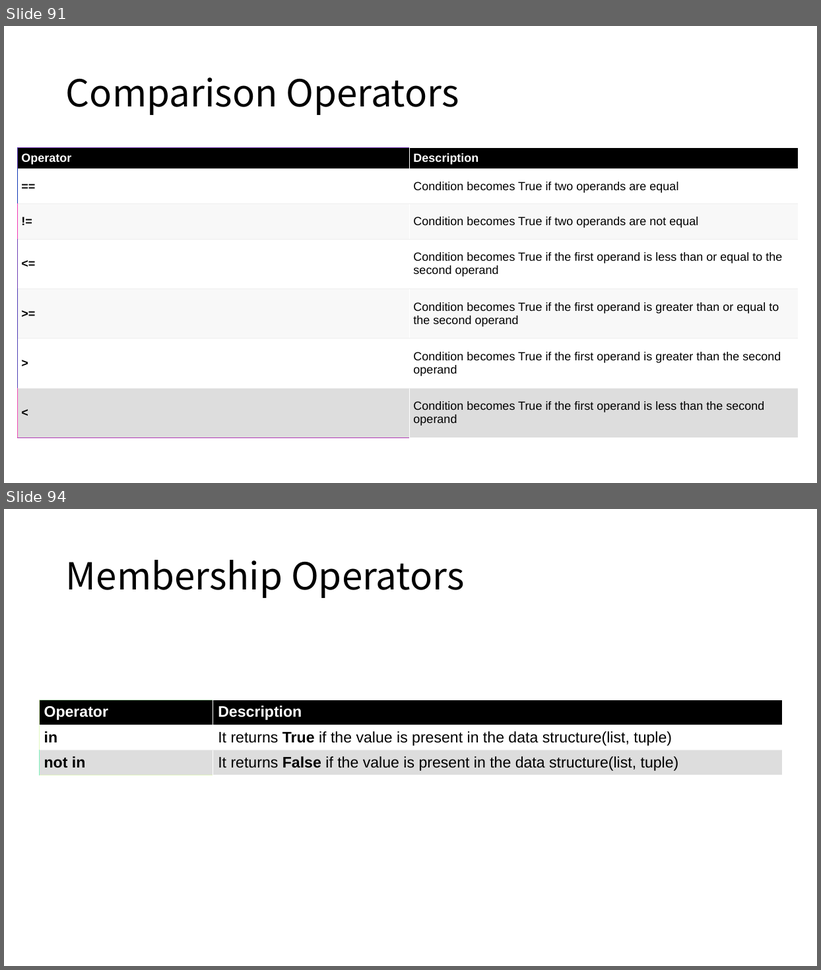
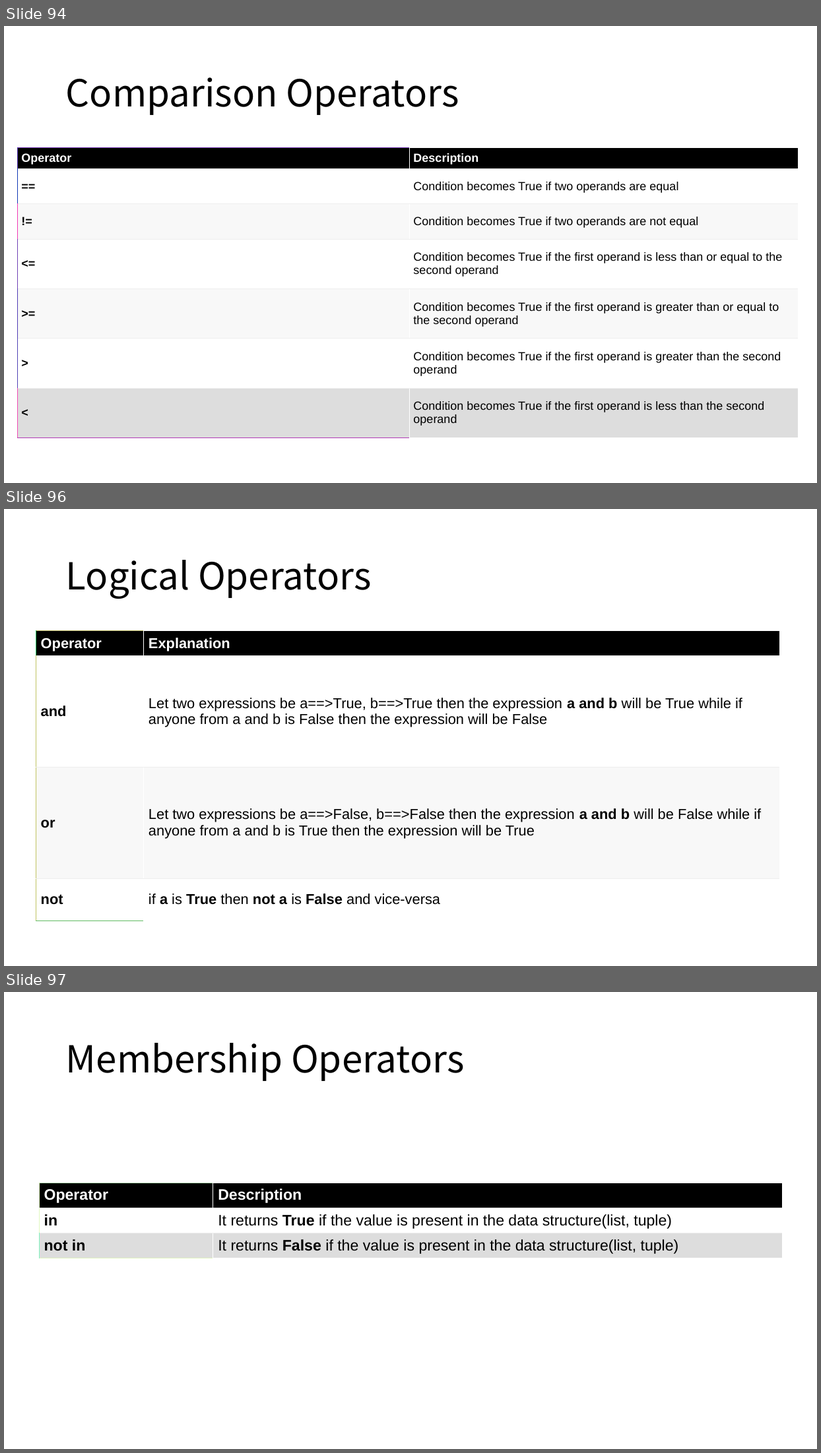
Before and after one commit to HanSeunghyuk/Python_Tutorial, a slide deck: Python Tutorial.pptx. Shown one above the other, each under a label of ours: slides 91 and 94 before the commit, slides 94, 96 and 97 after it; the slides between them are not shown. The pictures are 821x970 and 821x1453 pixels, drawn with LibreOffice and Linux fonts; fonts in the diff are those of the drawing. Boxes give left, top, right and bottom in pixels: in the first picture for what was removed or moved away, otherwise in the second. Text is boxed around its words. In the diff, an @@ line names an element or a change of style, - is before the commit and + after.

```diff
--- a/Python Tutorial.pptx
+++ b/Python Tutorial.pptx
@@ slide 96 added at <box>4,509,817,966</box>, background #FFFFFF @@
@@ title added at <box>66,560,371,599</box>, 44 pt, text #000000 @@
+Logical Operators
@@ table added at <box>36,631,780,921</box>, 4 rows, 2 columns @@
+Operator | Explanation
+and | Let two expressions be a==>True, b==>True then the expression a and b will be True while if anyone from a and b is False then the expression will be False
+or | Let two expressions be a==>False, b==>False then the expression a and b will be False while if anyone from a and b is True then the expression will be True
+not | if a is True then not a is False and vice-versa
@@ what was slide 91 is now slide 94 @@
@@ what was slide 94 is now slide 97 @@
```
Also in this commit, not shown: 16 other slides added.
